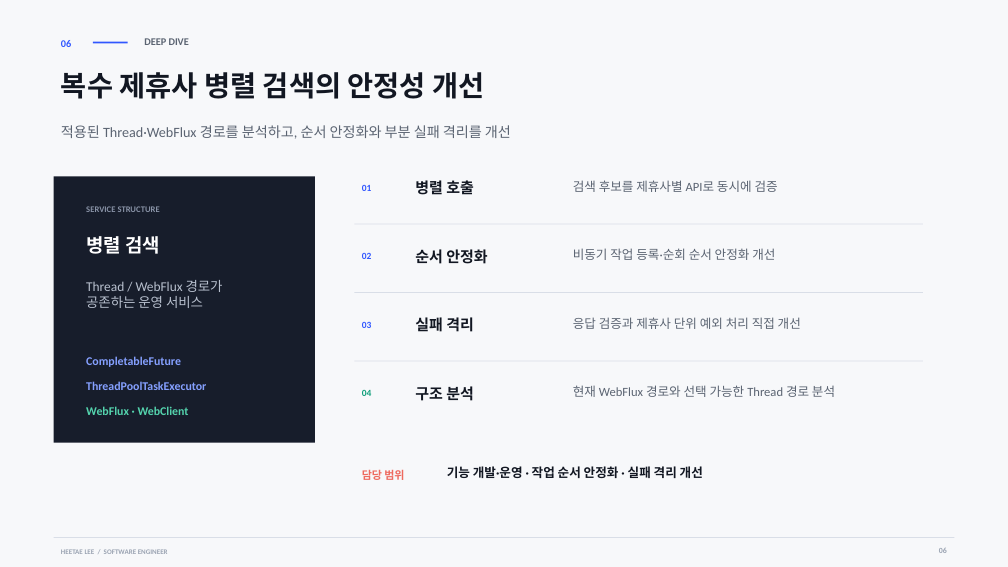
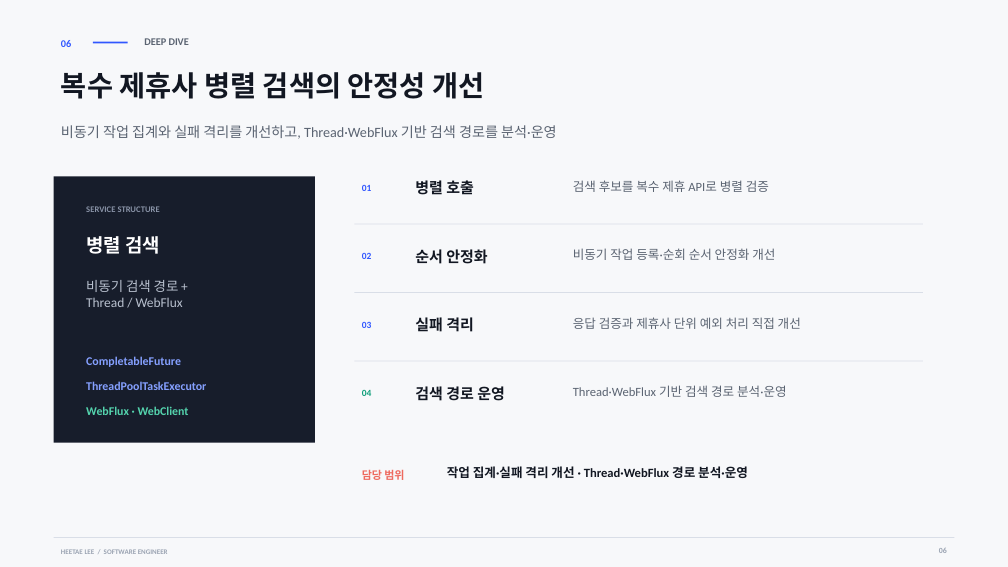
Before and after one commit to heetae-L/heetae-L.github.io, a slide deck: slide 6 of portfolio/heetae-lee-portfolio.pptx. Drawn at 1008x567 pixels with LibreOffice and Linux fonts; fonts in the diff are those of the drawing. Boxes give left, top, right and bottom in pixels: in the first picture for what was removed or moved away, otherwise in the second. Text is boxed around its words. In the diff, an @@ line names an element or a change of style, - is before the commit and + after.

```diff
--- a/portfolio/heetae-lee-portfolio.pptx
+++ b/portfolio/heetae-lee-portfolio.pptx
@@ text at <box>61,125,557,139</box>: text changed @@
-적용된 Thread·WebFlux 경로를 분석하고, 순서 안정화와 부분 실패 격리를 개선
+비동기 작업 집계와 실패 격리를 개선하고, Thread·WebFlux 기반 검색 경로를 분석·운영
@@ text at <box>573,180,769,192</box>: text changed @@
-검색 후보를 제휴사별 API로 동시에 검증
+검색 후보를 복수 제휴 API로 병렬 검증
@@ text at <box>86,280,183,307</box>: text changed @@
-Thread / WebFlux 경로가
-공존하는 운영 서비스
+비동기 검색 경로 +
+Thread / WebFlux
@@ text at <box>415,386,505,401</box>: text changed @@
-구조 분석
+검색 경로 운영
@@ text at <box>573,385,787,397</box>: text changed @@
-현재 WebFlux 경로와 선택 가능한 Thread 경로 분석
+Thread·WebFlux 기반 검색 경로 분석·운영
@@ text at <box>447,466,748,478</box>: text changed @@
-기능 개발·운영 · 작업 순서 안정화 · 실패 격리 개선
+작업 집계·실패 격리 개선 · Thread·WebFlux 경로 분석·운영
```
Also in this commit, not shown: 3 other slides changed, 12 other files.
